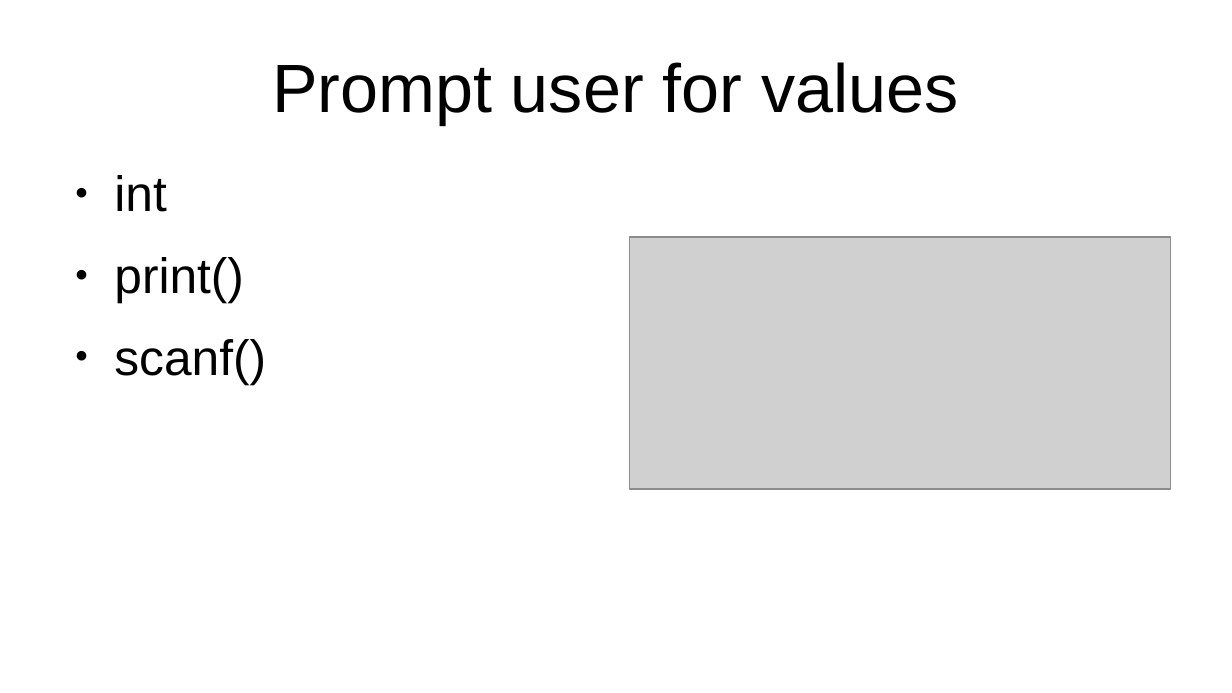
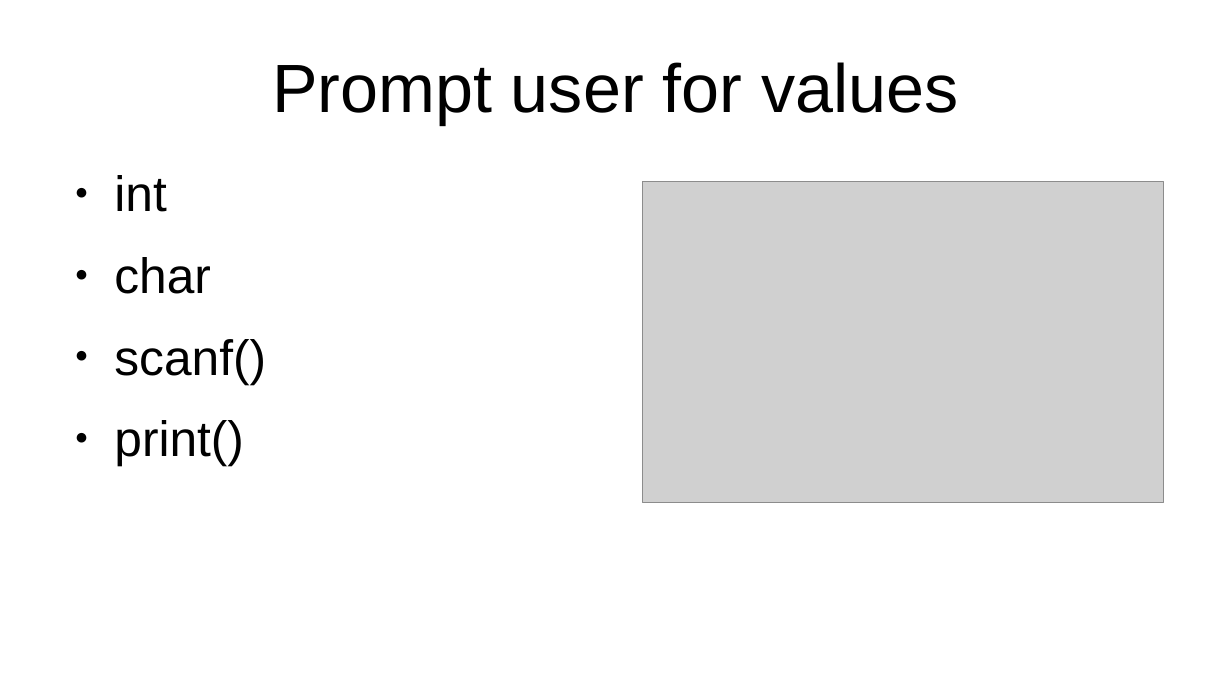
Before and after one commit to JaneQu-26/RSSI_Graphing, a slide deck: slide 4 of ZhiQu_sideproject.odp. Drawn at 1232x693 pixels with LibreOffice and Linux fonts; fonts in the diff are those of the drawing; grey boxes stand for pictures. Boxes give left, top, right and bottom in pixels: in the first picture for what was removed or moved away, otherwise in the second. Text is boxed around its words. In the diff, an @@ line names an element or a change of style, - is before the commit and + after.

```diff
--- a/ZhiQu_sideproject.odp
+++ b/ZhiQu_sideproject.odp
@@ picture: place and size @@
-picture at <box>629,237,1171,490</box>
+picture at <box>643,181,1164,503</box>
@@ text at <box>114,257,266,384</box>: paragraphs added @@
+● char
+● scanf()
```
Also in this commit, not shown: 1 other slide changed, 5 slides added, 1 other file.
